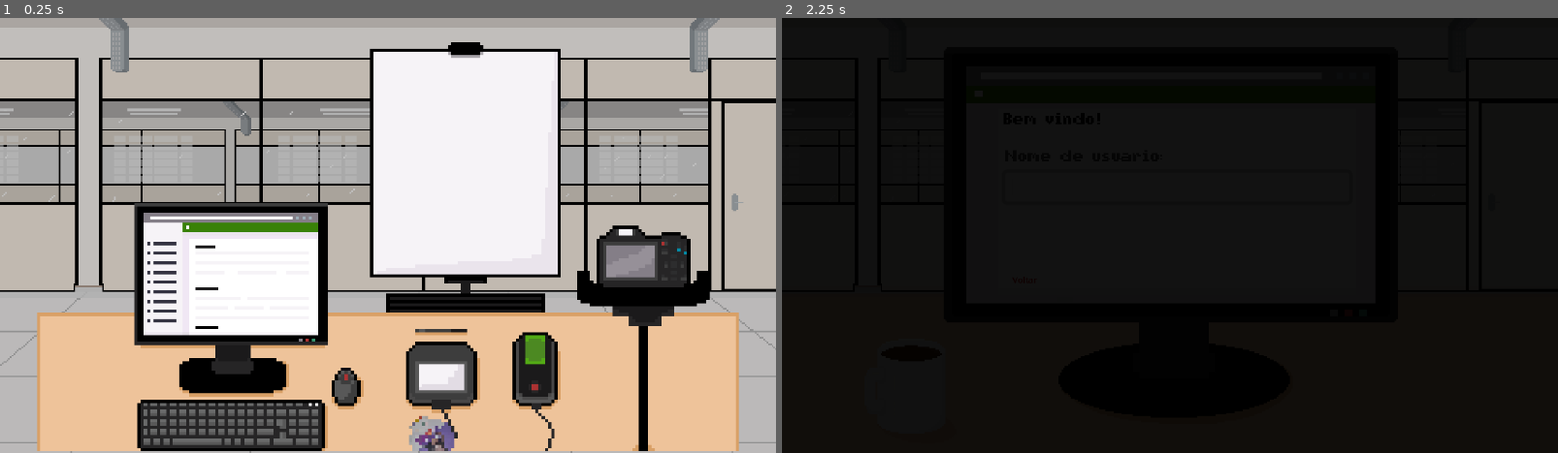
Above: before the commit, frames 1-2 (left to right).
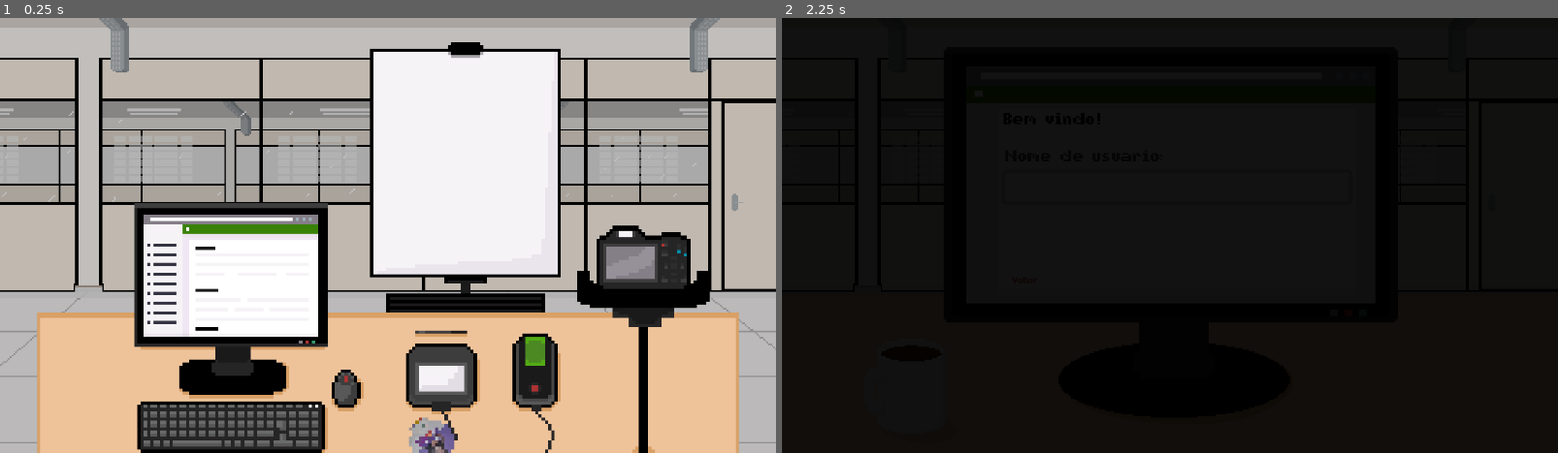
Above: after the commit, the same moments.

Repository: bianca-bezerra/CINExpress
Game: Godot game, scene res://scenes/outro_scene.tscn
Same seed, same stepped clock (60 frames per second), same inputs: the game is played once before the commit and once after it. This scene is started directly instead of the project's main scene.
Inputs:
- Up to frame 1 (0.25 s): no input
- Up to frame 2 (2.25 s): tap Enter (ui_accept) at 0.5, 0.77, 1.25, 1.52, 2 s; tap Space (space) at 0.6, 1.35, 2.1 s

The runs differ from the first frame. In frame 1, 4.0% of the frame differs, in the area x 4-96%, y 43-100%; in frame 2, nothing differs.
Error in both runs: Invalid access to property or key of type 'String' on a base object of type 'Dictionary'. (res://scripts/singletons/character_manager.gd:72)

Commit message:
fix: melhora o asset da camera

Diff:
--- a/scenes/game_manager.tscn
+++ b/scenes/game_manager.tscn
@@ -6,7 +6,7 @@
 
 [node name="GameManager" type="Node"]
 script = ExtResource("1_hwd4i")
-total_game_duration = 15
+total_game_duration = 686
 
 [node name="GameTimer" type="Timer" parent="."]
 
--- a/scenes/levels/cam_level.tscn
+++ b/scenes/levels/cam_level.tscn
@@ -6,6 +6,8 @@
 [ext_resource type="Texture2D" uid="uid://bihkwjs58e840" path="res://assets/sprites/camera_ia.png" id="2_muaox"]
 [ext_resource type="Texture2D" uid="uid://c4bdeh4vffm5b" path="res://assets/sprites/camera_point_of_view.png" id="2_oh5ai"]
 [ext_resource type="Texture2D" uid="uid://derrqbcyjmlrw" path="res://assets/sprites/ninguem.png" id="2_r3o5b"]
+
+[sub_resource type="ShaderMaterial" id="ShaderMaterial_su7k0"]
 
 [sub_resource type="Animation" id="Animation_oh5ai"]
 resource_name = "flash"
@@ -43,7 +45,9 @@
 shader = ExtResource("1_0v84v")
 shader_parameter/offset = 0.0
 
-[sub_resource type="ShaderMaterial" id="ShaderMaterial_su7k0"]
+[sub_resource type="ShaderMaterial" id="ShaderMaterial_muaox"]
+shader = ExtResource("1_0v84v")
+shader_parameter/offset = 10.0
 
 [node name="CamLevel" type="Node2D"]
 position = Vector2(0, 1)
@@ -52,13 +56,21 @@
 metadata/_edit_horizontal_guides_ = [148.0]
 metadata/_edit_vertical_guides_ = [228.0]
 
+[node name="feedbackRect" type="ColorRect" parent="."]
+material = SubResource("ShaderMaterial_su7k0")
+offset_left = 353.0
+offset_top = 88.0
+offset_right = 383.0
+offset_bottom = 118.0
+rotation = -1.5707964
+scale = Vector2(0.5, 0.5)
+
 [node name="CanvasLayer" type="CanvasLayer" parent="."]
 layer = -2
 
 [node name="TextureRect" type="TextureRect" parent="CanvasLayer"]
-offset_top = 1.0
 offset_right = 480.0
-offset_bottom = 271.0
+offset_bottom = 270.0
 texture = ExtResource("2_l4ifs")
 
 [node name="bg" type="TextureRect" parent="CanvasLayer"]
@@ -77,26 +89,37 @@
 scale = Vector2(4, 4)
 texture = ExtResource("2_r3o5b")
 
+[node name="ColorRect" type="ColorRect" parent="CanvasLayer"]
+custom_minimum_size = Vector2(280, 0)
+offset_left = 106.0
+offset_top = 25.0
+offset_right = 386.0
+offset_bottom = 234.44827
+rotation = -0.0004662088
+color = Color(1, 1, 1, 0)
+
 [node name="camera" type="TextureRect" parent="CanvasLayer"]
-offset_left = -273.0
-offset_top = -271.0
-offset_right = -145.0
-offset_bottom = -143.0
-scale = Vector2(8, 8)
+texture_filter = 2
+offset_left = -36.000004
+offset_top = -101.00001
+offset_right = 32.249996
+offset_bottom = -32.750008
+scale = Vector2(8.216358, 8.216358)
 texture = ExtResource("2_muaox")
+expand_mode = 1
 
 [node name="AnimationPlayer" type="AnimationPlayer" parent="."]
-root_node = NodePath("../ColorRect")
+root_node = NodePath("../CanvasLayer/ColorRect")
 libraries = {
 &"": SubResource("AnimationLibrary_l4ifs")
 }
 
 [node name="RectBlur" type="ColorRect" parent="."]
 material = SubResource("ShaderMaterial_r3o5b")
-offset_left = 87.0
-offset_top = 25.0
-offset_right = 375.0
-offset_bottom = 233.0
+offset_left = 96.0
+offset_top = 30.0
+offset_right = 349.0
+offset_bottom = 213.0
 color = Color(1, 0.42352942, 1, 0.03529412)
 
 [node name="VSlider" type="VSlider" parent="."]
@@ -121,23 +144,15 @@
 offset_bottom = 59.0
 
 [node name="FeedbackMarker" type="Marker2D" parent="."]
-position = Vector2(353, 31)
+position = Vector2(361, 81)
 
-[node name="ColorRect" type="ColorRect" parent="."]
-custom_minimum_size = Vector2(280, 0)
-offset_left = 87.58074
-offset_top = 22.884165
-offset_right = 374.37625
-offset_bottom = 232.33244
-rotation = -0.0004662088
-color = Color(1, 1, 1, 0)
-
-[node name="feedbackRect" type="ColorRect" parent="."]
-material = SubResource("ShaderMaterial_su7k0")
-offset_left = 390.0
-offset_top = 13.0
-offset_right = 430.0
-offset_bottom = 53.0
+[node name="FeedbackBlur" type="ColorRect" parent="."]
+z_index = 7
+material = SubResource("ShaderMaterial_muaox")
+offset_left = 345.0
+offset_top = 67.0
+offset_right = 405.0
+offset_bottom = 119.0
 scale = Vector2(0.5, 0.5)
 
 [connection signal="animation_finished" from="AnimationPlayer" to="." method="_on_animation_player_animation_finished"]
--- a/scenes/outro_scene.tscn
+++ b/scenes/outro_scene.tscn
@@ -26,6 +26,6 @@
 texture = ExtResource("3_kdr26")
 
 [node name="Mesa" type="Sprite2D" parent="."]
-position = Vector2(247, 141)
+position = Vector2(247, 142)
 scale = Vector2(2, 2)
 texture = ExtResource("4_qae4g")
Binary file changed: assets/sprites/camera_ia.png
Binary file changed: assets/sprites/camera_point_of_view.png
Not shown: 1 places in scenes/levels/cam_level.tscn that only renumber resources
